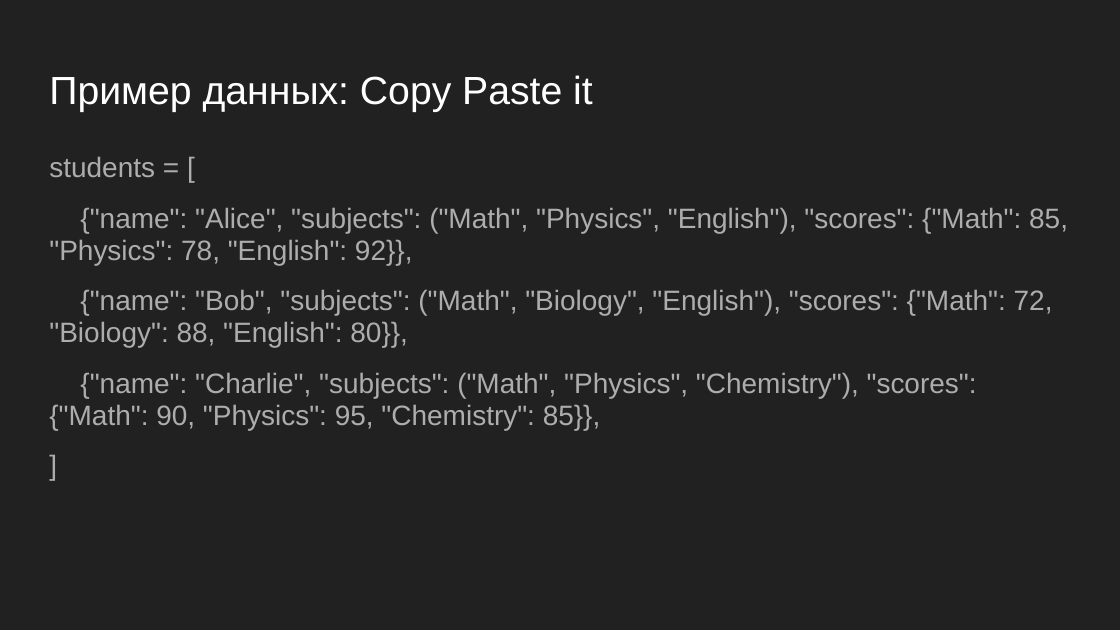
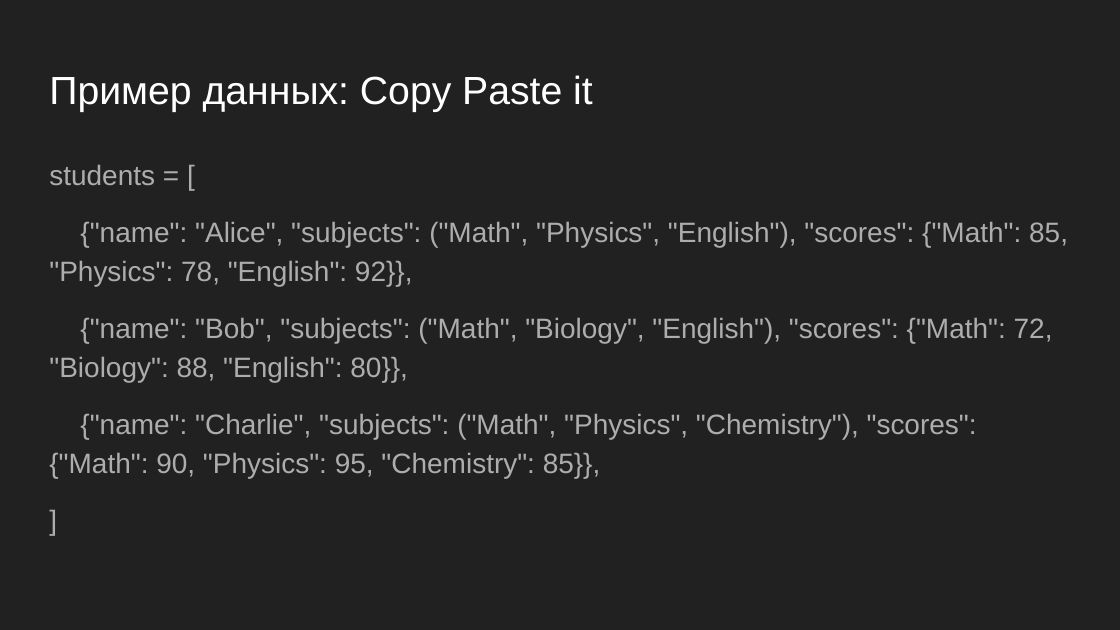
Before and after one commit to nsolaf1/Technology_Programming, a slide deck: slide 4 of Slides/Lesson 19 HW - Function with Data Types.pptx. Drawn at 1120x630 pixels with LibreOffice and Linux fonts; fonts in the diff are those of the drawing. Boxes give left, top, right and bottom in pixels: in the first picture for what was removed or moved away, otherwise in the second. Text is boxed around its words. In the diff, an @@ line names an element or a change of style, - is before the commit and + after.

```diff
--- a/Slides/Lesson 19 HW - Function with Data Types.pptx
+++ b/Slides/Lesson 19 HW - Function with Data Types.pptx
@@ text "students = [" at [49,164,1068,478]: line spacing 0.95 to 1.15 @@
```
Also in this commit, not shown: 3 slides added.
